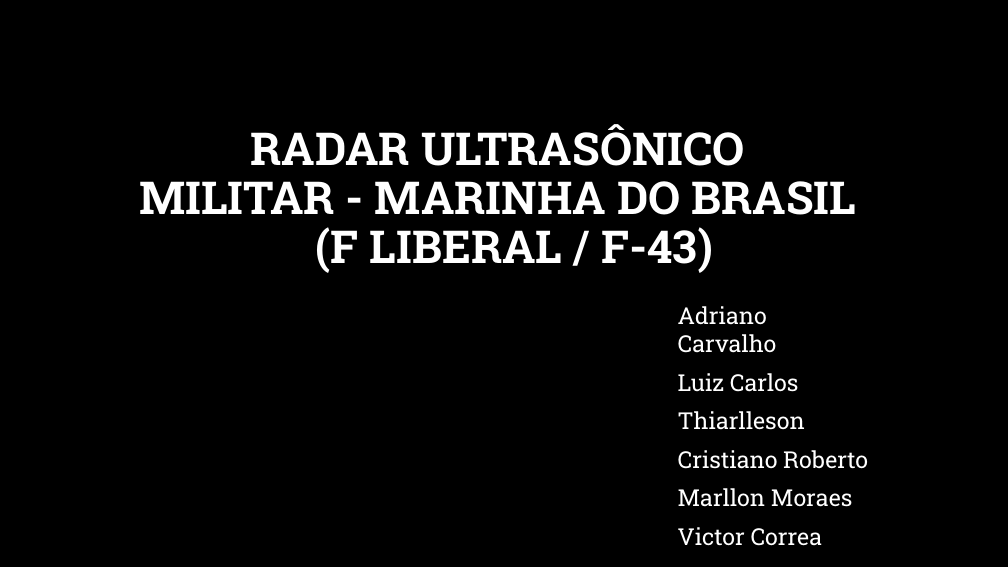
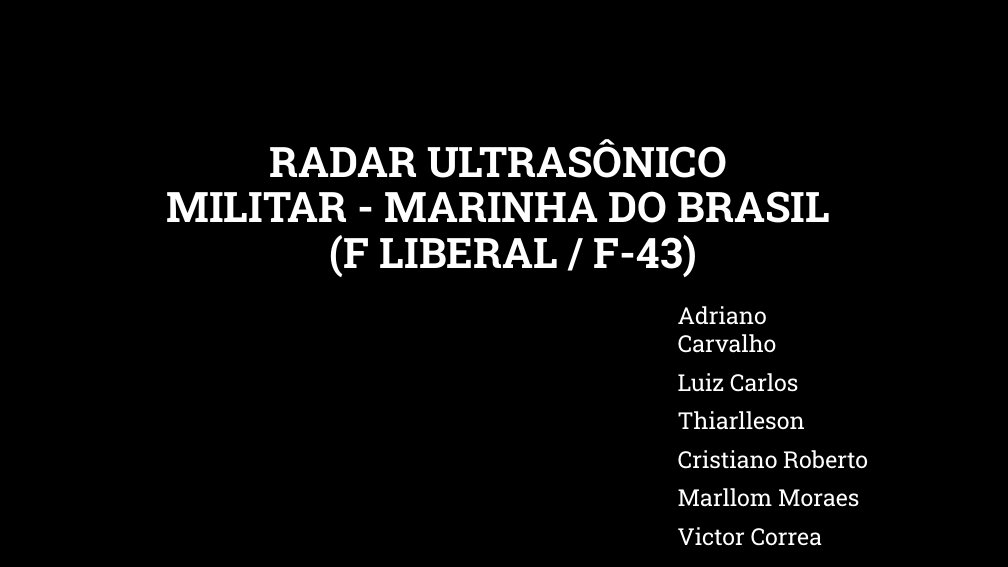
Before and after one commit to Thiarlleson/ProjetoSistemaEmbarcado, a slide deck: slide 1 of Radar_Ultrasonico.pptx. Drawn at 1008x567 pixels with LibreOffice and Linux fonts; fonts in the diff are those of the drawing; background and template pictures are left out. Boxes give left, top, right and bottom in pixels: in the first picture for what was removed or moved away, otherwise in the second. Text is boxed around its words. In the diff, an @@ line names an element or a change of style, - is before the commit and + after.

```diff
--- a/Radar_Ultrasonico.pptx
+++ b/Radar_Ultrasonico.pptx
@@ title "RADAR ULTRASÔNICO MILITAR - MARINHA ..." at box(167, 139, 830, 277): size 43.2 to 40 pt @@
@@ subtitle at box(678, 488, 859, 507): text changed @@
-Marllon Moraes
+Marllom Moraes
```
Also in this commit, not shown: 6 other slides changed, 4 slides added, 7 slides removed, 3 other files.
